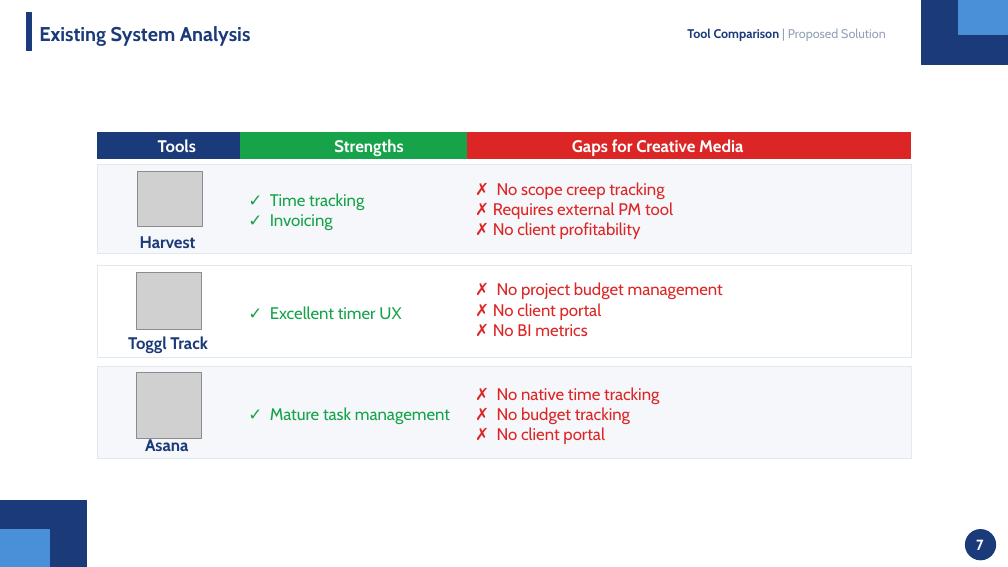
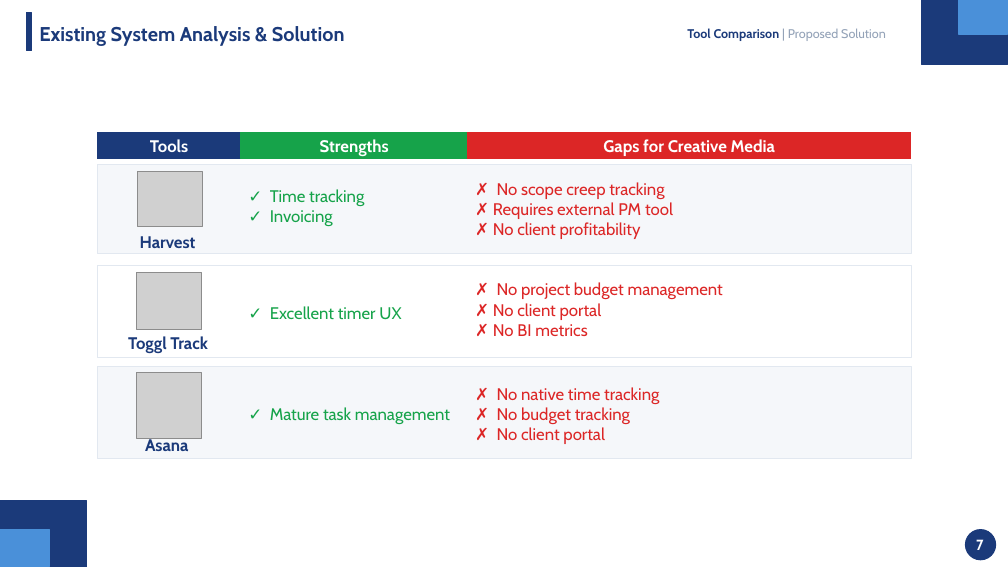
Before and after one commit to mahdi000666/DesignFlow, a slide deck: slide 7 of docs/Presentation.pptx. Drawn at 1008x567 pixels with LibreOffice and Linux fonts; fonts in the diff are those of the drawing; grey boxes stand for pictures. Boxes give left, top, right and bottom in pixels: in the first picture for what was removed or moved away, otherwise in the second. Text is boxed around its words. In the diff, an @@ line names an element or a change of style, - is before the commit and + after.

```diff
--- a/docs/Presentation.pptx
+++ b/docs/Presentation.pptx
@@ text at bbox=[39, 26, 345, 46]: text changed @@
-Existing System Analysis
+Existing System Analysis & Solution
@@ text "Tools": place and size @@
-text "Tools" at bbox=[158, 139, 196, 152]
+text "Tools" at bbox=[150, 139, 188, 152]
@@ text "Strengths": place and size @@
-text "Strengths" at bbox=[334, 139, 403, 156]
+text "Strengths" at bbox=[320, 139, 389, 156]
@@ text "Gaps for Creative Media": place and size @@
-text "Gaps for Creative Media" at bbox=[572, 139, 743, 156]
+text "Gaps for Creative Media" at bbox=[603, 139, 775, 156]
@@ text "✓ Time tracking": place and size @@
-text "✓ Time tracking" at bbox=[270, 193, 364, 230]
+text "✓ Time tracking" at bbox=[270, 189, 364, 226]
```
Also in this commit, not shown: 5 other slides changed, 11 slides added, 40 slides removed.
